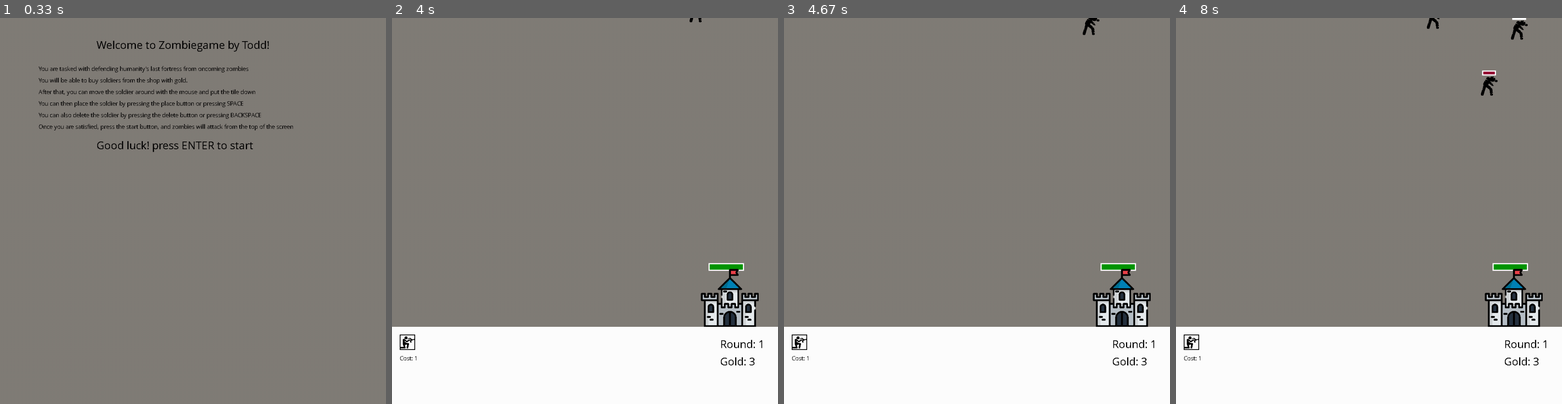
Above: before the commit, frames 1-4 (left to right).
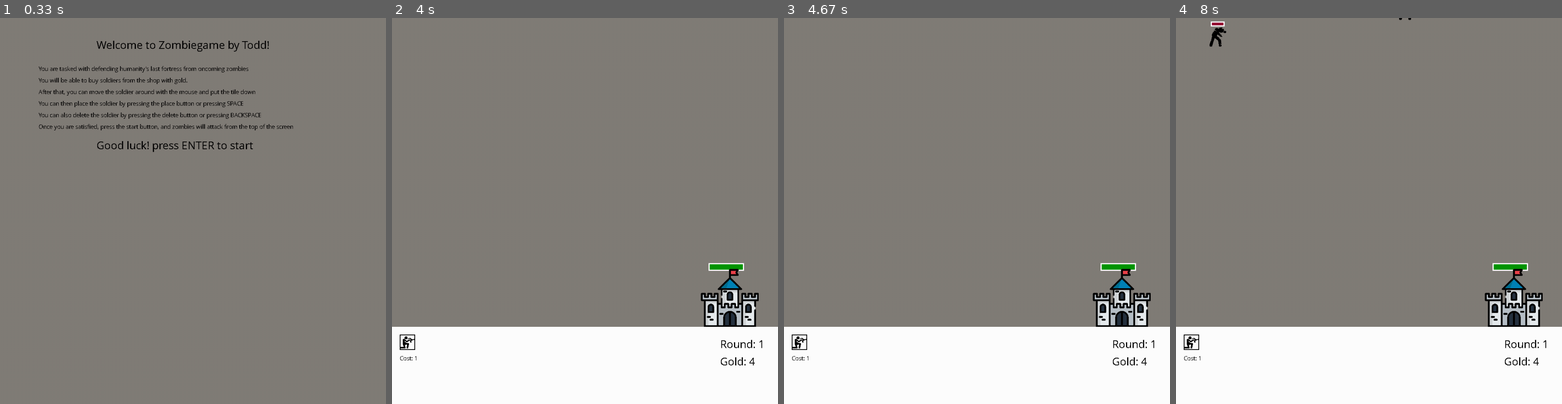
Above: after the commit, the same moments.

Repository: toadmengo/Towerdefense
Game: pygame game, started from td.py
Two runs of this game, one before a commit and one after it. Both use one fixed random seed, a clock stepped at 60 frames per second and the inputs below.
Inputs (mouse positions are in pixels of both pictures, inside the frame that each line leads up to):
- Up to frame 1 (0.33 s): no input
- Up to frame 2 (4 s): tap Enter at 0.33 s; press the mouse at (642, 75) at 0.7 s; move the mouse to (685, 211) at 0.8 s; release the mouse at (727, 346) at 0.93 s; tap G at 1 s; tap Space at 1.33 s; click "Start" at 1.72 s
- Up to frame 3 (4.67 s): no input
- Up to frame 4 (8 s): no input

Frame 1 is identical in both runs. In frame 2, less than 0.1% of the frame differs, in the area x 77-94%, y 0-90%; in frame 3, 0.1%; in frame 4, 0.5%, in the area x 8-94%, y 0-90%.

Commit message:
Rearranged some code

Diff:
--- a/td.py
+++ b/td.py
@@ -1,12 +1,15 @@
+import pygame
+
+pygame.init()
+
 import pygame
 import random
 from math import sqrt
 
-pygame.init()
-screen= pygame.display.set_mode((1000,1000))
-
-pygame.font.init() # you have to call this at the start,
-                   # if you want to use this module.
+screen = pygame.display.set_mode((1000,1000))
+screen.fill((130,125,120))
+pygame.font.init()
+
 myfont = pygame.font.SysFont('Comic Sans MS', 30)
 myfont2= pygame.font.SysFont('Comic Sans MS', 16)
 
@@ -15,7 +18,6 @@
 
 screenwidth=1000
 screenheight=800
-screen.fill((130,125,120))
 number_of_objects=0
 number_of_buttons=0
 
@@ -30,7 +32,7 @@
 phase=0 ###phase tells the game what round it's on
 fighting=False
 
-gold=3
+gold=4
 
 shottimerrange=400
 
@@ -49,6 +51,37 @@
 
 pos=[0,0]
 
+thinglist=[]
+zombiecount=0
+
+globaldelay=0
+
+def zombiedead(i):
+    global gold
+    goldchance= random.choice(range(100))
+    if goldchance>50: ###Goldchance
+        gold+=zombielist[i].gold
+    del zombielist[i]
+    global zombiecount
+    zombiecount-=1
+
+def displayintro():
+        textsurface= myfont.render(f'Welcome to Zombiegame by Todd!', False, (0, 0, 0))
+        screen.blit(textsurface,(250, 50))
+        textsurface= myfont2.render(f"You are tasked with defending humanity's last fortress from oncoming zombies", False, (0, 0, 0))
+        screen.blit(textsurface,(100, 120))
+        textsurface= myfont2.render(f'You will be able to buy soldiers from the shop with gold.', False, (0, 0, 0))
+        screen.blit(textsurface,(100, 150))
+        textsurface= myfont2.render(f'After that, you can move the soldier around with the mouse and put the tile down', False, (0, 0, 0))
+        screen.blit(textsurface,(100, 180))
+        textsurface= myfont2.render(f'You can then place the soldier by pressing the place button or pressing SPACE', False, (0, 0, 0))
+        screen.blit(textsurface,(100, 210))
+        textsurface= myfont2.render(f'You can also delete the soldier by pressing the delete button or pressing BACKSPACE', False, (0, 0, 0))
+        screen.blit(textsurface,(100, 240))
+        textsurface= myfont2.render(f'Once you are satisfied, press the start button, and zombies will attack from the top of the screen', False, (0, 0, 0))
+        screen.blit(textsurface,(100, 270))
+        textsurface= myfont.render(f'Good luck! press ENTER to start', False, (0, 0, 0))
+        screen.blit(textsurface,(250, 310))
 
 def round25(x):
     rounded=round(x/25)
@@ -56,10 +89,8 @@
     return rounded
 
 class object():
-    def __init__(self, ID, x, y, vel):
+    def __init__(self, ID):
         self.ID=ID
-        self.x=x
-        self.y=y
         self.center= [round(self.x+self.width/2), round(self.y+self.height/2)]
         self.img=pygame.transform.scale(self.img, (self.width,self.height))
         self.surf=self.img
@@ -67,18 +98,49 @@
 
         ###Shooting calculations
         self.shooting=False
+        shottimerrange=400
         self.shottimer=random.choice(range(1, shottimerrange))
         self.shootingat=-1
         self.startfiringprocess=False
-
         self.startmoving=False
-
         self.explosions=[]
         self.projectiles=[]
 
         self.right=True
         self.up=False
         self.down=False
+
+    def draw(self):
+        self.surf=self.img
+        screen.blit(self.surf, (self.x,self.y))
+
+    def drawhpbox(self):
+        if self.maxhp<=40:
+            maxhp=self.maxhp
+        else:
+            maxhp=40
+        hpoutline= (self.center[0]-maxhp-6, self.y-15, maxhp*2+12, round(maxhp/4)+10)
+        if self.hp>=0:
+            hpbox= (self.center[0]-maxhp-6, self.y-15, (maxhp*2+12)*(self.hp/self.maxhp), round(maxhp/4)+10)
+        else:
+            hpbox= (0,0,0,0)
+        if self.good:
+            pygame.draw.rect(screen, (0,150,0), hpbox , 0)
+        else:
+            pygame.draw.rect(screen, (150,0,50), hpbox , 0)
+        pygame.draw.rect(screen, (255,255,255), hpoutline , 3)
+
+
+class defenseobject(object):
+    def __init__(self, ID):
+        self.x=475
+        self.y=475
+        self.vel=3
+        self.right=True
+        self.up=False
+        self.down=False
+        self.good=True
+        super().__init__(ID)
 
     def moveobjectmouse(self):
         screenlowerbound=300
@@ -96,15 +158,6 @@
            self.y=screenheight-self.height
 
         self.center= [round(self.x+self.width/2), round(self.y+self.height/2)]
-
-    def changex(self, newx): ##Change the x cord
-        self.x=newx
-    def changey(self, newy): ##Change the y cord
-        self.y=newy
-
-    def draw(self):
-        self.surf=self.img
-        screen.blit(self.surf, (self.x,self.y))
 
     def drawsoldier(self):
         if self.right:
@@ -124,22 +177,6 @@
         self.surf=self.img
         screen.blit(self.surf, (self.x,self.y))
 
-    def drawhpbox(self):
-        if self.maxhp<=40:
-            maxhp=self.maxhp
-        else:
-            maxhp=40
-        hpoutline= (self.center[0]-maxhp-6, self.y-15, maxhp*2+12, round(maxhp/4)+10)
-        if self.hp>=0:
-            hpbox= (self.center[0]-maxhp-6, self.y-15, (maxhp*2+12)*(self.hp/self.maxhp), round(maxhp/4)+10)
-        else:
-            hpbox= (0,0,0,0)
-        if self.good:
-            pygame.draw.rect(screen, (0,150,0), hpbox , 0)
-        else:
-            pygame.draw.rect(screen, (150,0,50), hpbox , 0)
-        pygame.draw.rect(screen, (255,255,255), hpoutline , 3)
-
     def drawhitbox(self, screen):
         self.hitbox=(round25(self.x), round25(self.y),self.width,self.height)
         pygame.draw.rect(screen, (255,0,0),self.hitbox, 2)
@@ -148,7 +185,6 @@
             pygame.draw.circle(screen, (255,0,0), self.center, self.range, 2)
             if self.type=='longrange':
                 pygame.draw.circle(screen, (255,0,0), self.center, self.innerrange, 2)
-
 
     def collisioncheck(self):
         colliding=False
@@ -255,10 +291,9 @@
                 for j in indexlist:
                     zombielist[j].hp-=self.dmg
 
-
 ###Classes
-class castle(object):
-    def __init__(self, ID, x, y, vel):
+class castle(defenseobject):
+    def __init__(self, ID):
         self.width=150
         self.height=150
         self.img=pygame.image.load(r'image/fortress.png')
@@ -266,17 +301,13 @@
         ###needs range function
         self.maxhp=40
         self.hp=self.maxhp
-        self.vel=vel
-        super().__init__(ID, x, y, vel)
-        self.right=True
-        self.up=False
-        self.down=False
-        self.good=True
+        self.vel=3
+        super().__init__(ID)
         self.type='terrain'
         self.splash=False
 
-class soldier(object):
-    def __init__(self, ID, x, y, vel):
+class soldier(defenseobject):
+    def __init__(self, ID):
         self.width=50
         self.height=50
         self.img=pygame.image.load(r'image/soldierR.png')
@@ -285,8 +316,7 @@
         self.hp=self.maxhp
         self.dmg=2
         self.firerate=10
-        self.vel=vel
-        super().__init__(ID, x, y, vel)
+        super().__init__(ID)
         self.imglist=[pygame.image.load(r'image/soldierR.png'), pygame.image.load(r'image/soldierTR.png'),pygame.image.load(r'image/soldierTL.png'), pygame.image.load(r'image/soldierL.png'), pygame.image.load(r'image/soldierBL.png'), pygame.image.load(r'image/soldierBR.png')]
         self.cost=1
         self.good=True
@@ -294,8 +324,8 @@
         self.splash=False
         self.description=''
 
-class wall(object):
-    def __init__(self, ID, x, y, vel):
+class wall(defenseobject):
+    def __init__(self, ID):
         self.width=50
         self.height=50
         self.img=pygame.image.load(r'image/barbed-wire.png')
@@ -307,16 +337,15 @@
         self.hp=self.maxhp
         self.dmg=0
         self.firerate=0
-        self.vel=vel
-        super().__init__(ID, x, y, vel)
+        super().__init__(ID)
         self.cost=2
         self.good=True
         self.type='terrain'
         self.splash=False
         self.description='Great for tanking zombies'
 
-class machinegun(object):
-    def __init__(self, ID, x, y, vel):
+class machinegun(defenseobject):
+    def __init__(self, ID):
         self.width=75
         self.height=75
         self.img=pygame.image.load(r'image/MGR.png')
@@ -326,16 +355,14 @@
         self.hp=self.maxhp
         self.dmg=1
         self.firerate=60
-        self.vel=vel
-        super().__init__(ID, x, y, vel)
+        super().__init__(ID)
         self.cost=3
-        self.good=True
         self.type='shortrange'
         self.splash=False
         self.description='High Firerate, quite vulnerable'
 
-class sniper(object):
-    def __init__(self, ID, x, y, vel):
+class sniper(defenseobject):
+    def __init__(self, ID):
         self.width=50
         self.height=50
         self.img=pygame.image.load(r'image/sniperR.png')
@@ -346,16 +373,14 @@
         self.hp=self.maxhp
         self.dmg=75
         self.firerate=1
-        self.vel=vel
-        super().__init__(ID, x, y, vel)
+        super().__init__(ID)
         self.cost=2
-        self.good=True
         self.type='longrange'
         self.splash=False
         self.description='Long range damage, quite vulnerable'
 
-class grenadier(object):
-    def __init__(self, ID, x, y, vel):
+class grenadier(defenseobject):
+    def __init__(self, ID):
         self.width=50
         self.height=50
         self.img=pygame.image.load(r'image/grenadierR.png')
@@ -364,11 +389,9 @@
         self.hp=self.maxhp
         self.dmg=9
         self.firerate=4
-        self.vel=vel
-        super().__init__(ID, x, y, vel)
+        super().__init__(ID)
         self.imglist=[pygame.image.load(r'image/grenadierR.png'), pygame.image.load(r'image/grenadierTR.png'),pygame.image.load(r'image/grenadierTL.png'), pygame.image.load(r'image/grenadierL.png'), pygame.image.load(r'image/grenadierBL.png'), pygame.image.load(r'image/grenadierBR.png')]
         self.cost=4
-        self.good=True
         self.type='shortrange'
         self.splash=True
         self.splashes=[1]
@@ -382,8 +405,8 @@
         self.projectilespeed=5
         self.pspeed=self.projectilespeed*self.firerate
 
-class artillery(object):
-    def __init__(self, ID, x, y, vel):
+class artillery(defenseobject):
+    def __init__(self, ID):
         self.width=100
         self.height=100
         self.img=pygame.image.load(r'image/artilleryR.png')
@@ -393,11 +416,9 @@
         self.hp=self.maxhp
         self.dmg=35
         self.firerate=1.5##Change!
-        self.vel=vel
-        super().__init__(ID, x, y, vel)
+        super().__init__(ID)
         self.imglist=[pygame.image.load(r'image/artilleryR.png'), pygame.image.load(r'image/artilleryTR.png'),pygame.image.load(r'image/artilleryTL.png'), pygame.image.load(r'image/artilleryL.png'), pygame.image.load(r'image/artilleryBL.png'), pygame.image.load(r'image/artilleryBR.png')]
         self.cost=8##Change
-        self.good=True
         self.type='longrange'
         self.splash=True
         self.splashes=[1]
@@ -411,16 +432,18 @@
         self.projectilespeed=3
         self.pspeed=self.projectilespeed*self.firerate
 
-class projectile(object):
+class projectile(defenseobject):
     def __init__(self, x, y, width, height, img, speed):
         ID=-1
         self.width=width
         self.height=height
         self.img=pygame.transform.scale(img, (width,height))
         self.vel=speed
-        super().__init__(ID, x, y, vel)
-
-class splash(object):
+        super().__init__(ID)
+        self.x=x
+        self.y=y
+
+class splash(defenseobject):
     def __init__(self, x, y, radius, dmg):
         ID=-1
         self.dmg=dmg
@@ -432,12 +455,18 @@
         self.img=pygame.image.load(r'image/explode.png')
         self.type='areadmg'
         self.splash=False
-        super().__init__(ID, x, y, vel)
+        super().__init__(ID)
+        self.x=x
+        self.y=y
+        self.center= [round(self.x+self.width/2), round(self.y+self.height/2)]
 
 ###ZOMBIES
 class zombie(object):
-    def __init__(self, ID, x, y, vel):
-        super().__init__(ID, x, y, vel)
+    def __init__(self, ID):
+        self.x=random.choice(range(-200,1150))
+        self.y=-100
+        self.delay=random.choice(range(400+zombiecount))
+        super().__init__(ID)
         self.spawnlocatedistancex=(thinglist[0].center[0]-(self.width/2))-self.x
         self.spawnlocatedistancey=(thinglist[0].center[1]-(self.height/2))-self.y
         self.shot=0
@@ -447,8 +476,8 @@
 
     def zombiemove(self):
         self.center= [round(self.x+self.width/2), round(self.y+self.height/2)]
-        movement= True
         distlist=[]
+        movement=True
         if globaldelay>=self.delay:
             self.startmoving=True
             for i in range(number_of_objects):
@@ -477,7 +506,7 @@
                 self.img= self.imglist[0]
 
 class starterzombie(zombie):
-    def __init__(self, ID, x, y, vel, delay):
+    def __init__(self, ID):
         self.width=50
         self.height=50
         self.img=pygame.image.load(r'image/zombie.png')
@@ -486,13 +515,12 @@
         self.maxhp=12
         self.hp=self.maxhp
         self.dmg=4.5*globalspeed
-        self.delay=delay
         self.gold=1
-        self.vel=vel
-        super().__init__(ID, x, y, vel)
+        self.vel=3
+        super().__init__(ID)
 
 class betterzombie(zombie):
-    def __init__(self, ID, x, y, vel, delay):
+    def __init__(self, ID):
         self.width=60
         self.height=60
         self.img=pygame.image.load(r'image/zombie.png')
@@ -501,13 +529,12 @@
         self.maxhp=20
         self.hp=self.maxhp
         self.dmg=6*globalspeed
-        self.delay=delay
         self.gold=1
-        self.vel=vel
-        super().__init__(ID, x, y, vel)
+        self.vel=3
+        super().__init__(ID)
 
 class bosszombie(zombie):
-    def __init__(self, ID, x, y, vel, delay):
+    def __init__(self, ID):
         self.width=125
         self.height=125
         self.img=pygame.image.load(r'image/zombie.png')
@@ -516,14 +543,13 @@
         self.maxhp=4000
         self.hp=self.maxhp
         self.dmg=10*globalspeed
-        self.delay=delay
         self.gold=10
-        self.vel=vel*.5
-        super().__init__(ID, x, y, vel)
+        self.vel=1.5
+        super().__init__(ID)
         #self.round?
 
 class zombieimp(zombie):
-    def __init__(self, ID, x, y, vel, delay):
+    def __init__(self, ID):
         self.width=25
         self.height=25
         self.img=pygame.image.load(r'image/babyzombie.png')
@@ -532,13 +558,13 @@
         self.maxhp=7
         self.hp=self.maxhp
         self.dmg=20*globalspeed
-        self.delay=delay+400
         self.gold=0
-        self.vel=vel*2.5 ###Maybe do when initiating?
-        super().__init__(ID, x, y, vel)
+        self.vel=6 ###Maybe do when initiating?
+        super().__init__(ID)
+        self.delay=self.delay+400
 
 class zombietank(zombie):
-    def __init__(self, ID, x, y, vel, delay):
+    def __init__(self, ID):
         self.width=75
         self.height=75
         self.img=pygame.image.load(r'image/zombietank.png')
@@ -547,13 +573,12 @@
         self.maxhp=100
         self.hp=self.maxhp
         self.dmg=7*globalspeed
-        self.delay=delay
         self.gold=1
-        self.vel=vel*.8
-        super().__init__(ID, x, y, vel)
+        self.vel=2
+        super().__init__(ID)
 
 class zombieimprange(zombie):
-    def __init__(self, ID, x, y, vel, delay):
+    def __init__(self, ID):
         self.width=25
         self.height=25
         self.img=pygame.image.load(r'image/zombieimprange.jpg')
@@ -562,19 +587,10 @@
         self.maxhp=15
         self.hp=self.maxhp
         self.dmg=12*globalspeed
-        self.delay=delay+400
         self.gold=1
-        self.vel=vel*2.5 ###Maybe do when initiating?
-        super().__init__(ID, x, y, vel)
-
-def zombiedead(i):
-    global gold
-    goldchance= random.choice(range(100))
-    if goldchance>50: ###Goldchance
-        gold+=zombielist[i].gold
-    del zombielist[i]
-    global zombiecount
-    zombiecount-=1
+        self.vel=12.5 ###Maybe do when initiating?
+        super().__init__(ID)
+        self.delay=self.delay+400
 
 class button():
     def __init__(self):
@@ -668,19 +684,18 @@
         button.__init__(self)
         self.x=20
         self.y=820
-        self.soldier=soldier(number_of_objects, pos[0], pos[1], vel)
+        self.soldier=soldier(number_of_objects)
         self.img=self.soldier.img
         self.info=False
         self.rect=pygame.Rect(self.x,self.y,self.width, self.height)
         self.round= 0
-
 
 class button2(button):
     def __init__(self):
         button.__init__(self)
         self.x=80
         self.y=820
-        self.soldier=wall(number_of_objects, pos[0], pos[1], vel)
+        self.soldier=wall(number_of_objects)
         self.img=self.soldier.img
         self.info=False
         self.rect=pygame.Rect(self.x,self.y,self.width, self.height)
@@ -691,7 +706,7 @@
         button.__init__(self)
         self.x=140
         self.y=820
-        self.soldier=machinegun(number_of_objects, pos[0], pos[1], vel)
+        self.soldier=machinegun(number_of_objects)
         self.img=self.soldier.img
         self.info=False
         self.rect=pygame.Rect(self.x,self.y,self.width, self.height)
@@ -702,7 +717,7 @@
         button.__init__(self)
         self.x=200
         self.y=820
-        self.soldier=sniper(number_of_objects, pos[0], pos[1], vel)
+        self.soldier=sniper(number_of_objects)
         self.img=self.soldier.img
         self.info=False
         self.rect=pygame.Rect(self.x,self.y,self.width, self.height)
@@ -713,7 +728,7 @@
         button.__init__(self)
         self.x=260
         self.y=820
-        self.soldier=grenadier(number_of_objects, pos[0], pos[1], vel)
+        self.soldier=grenadier(number_of_objects)
         self.img=self.soldier.img
         self.info=False
         self.rect=pygame.Rect(self.x,self.y,self.width, self.height)
@@ -724,35 +739,19 @@
         button.__init__(self)
         self.x=320
         self.y=820
-        self.soldier=artillery(number_of_objects, pos[0], pos[1], vel)
+        self.soldier=artillery(number_of_objects)
         self.img=self.soldier.img
         self.info=False
         self.rect=pygame.Rect(self.x,self.y,self.width, self.height)
         self.round= 4##Change
 
-thinglist=[]
-thinglist.append(castle(-1, x, y, vel))
+thinglist.append(castle(-1))
 
 def drawscreen():   ##Drawscreen draws the object to the screen
     screen.fill((130,125,120)) ##Screen color
     if not gamestart:
         ###Info text
-        textsurface= myfont.render(f'Welcome to Zombiegame by Todd!', False, (0, 0, 0))
-        screen.blit(textsurface,(250, 50))
-        textsurface= myfont2.render(f"You are tasked with defending humanity's last fortress from oncoming zombies", False, (0, 0, 0))
-        screen.blit(textsurface,(100, 120))
-        textsurface= myfont2.render(f'You will be able to buy soldiers from the shop with gold.', False, (0, 0, 0))
-        screen.blit(textsurface,(100, 150))
-        textsurface= myfont2.render(f'After that, you can move the soldier around with the mouse and put the tile down', False, (0, 0, 0))
-        screen.blit(textsurface,(100, 180))
-        textsurface= myfont2.render(f'You can then place the soldier by pressing the place button or pressing SPACE', False, (0, 0, 0))
-        screen.blit(textsurface,(100, 210))
-        textsurface= myfont2.render(f'You can also delete the soldier by pressing the delete button or pressing BACKSPACE', False, (0, 0, 0))
-        screen.blit(textsurface,(100, 240))
-        textsurface= myfont2.render(f'Once you are satisfied, press the start button, and zombies will attack from the top of the screen', False, (0, 0, 0))
-        screen.blit(textsurface,(100, 270))
-        textsurface= myfont.render(f'Good luck! press ENTER to start', False, (0, 0, 0))
-        screen.blit(textsurface,(250, 310))
+        displayintro()
     if gamestart:
     ###Create grid lines
         if gridon and not fighting:
@@ -806,7 +805,6 @@
         clock.tick(40)
 
     pygame.display.update()
-
 
 running=True
 while running:
@@ -859,10 +857,10 @@
                         buttonlist.append(b6)
                         number_of_buttons= len(buttonlist)
 
-            if (event.type== pygame.MOUSEBUTTONUP or event.type==pygame.KEYDOWN) and gamestart==True:
+            if (event.type==pygame.MOUSEBUTTONUP or event.type==pygame.KEYDOWN) and gamestart==True:
                 pos=pygame.mouse.get_pos()
 
-                if (start.clickedon(pos) and event.type== pygame.MOUSEBUTTONUP) and not placing_tile:
+                if (start.clickedon(pos) and event.type==pygame.MOUSEBUTTONUP) and not placing_tile:
                 #####Zombie creation list
                     phase+=1
                     globaldelay=0 ###Sets a delay count that staggers the spawn of zombies
@@ -873,7 +871,7 @@
                         zc=round(7*(a))
                         zombiecount=zc
                         for i in range(zc):
-                            zombielist.append(starterzombie(i, random.choice(range(-200,1150)), -100, vel, random.choice(range(400+zombiecount))))
+                            zombielist.append(starterzombie(i))
 
                     if phase>=3 and phase<5:
                         goldgive=2
@@ -883,11 +881,11 @@
                         a3=round(zc*.6)
                         zombiecount=a1+a2+a3
                         for i in range(a1):
-                            zombielist.append(starterzombie(i, random.choice(range(-200,1150)), -100, vel, random.choice(range(400+zombiecount))))
+                            zombielist.append(starterzombie(i))
                         for i in range(a2):
-                            zombielist.append(zombieimp(i+zc, random.choice(range(-200,1150)), -100, vel, random.choice(range(400+zombiecount))))
+                            zombielist.append(zombieimp(i+zc))
                         for i in range(a3):
-                            zombielist.append(zombietank(i+2*zc, random.choice(range(-200,1150)), -100, vel, random.choice(range(400+zombiecount))))
+                            zombielist.append(zombietank(i+2*zc))
                     if (phase>=5 and phase<7) or (phase>=8):
                         goldgive=3
                         zc=a-6
@@ -896,16 +894,15 @@
                         a3=round(zc*.33)
                         zombiecount=a1+a2+a3
                         for i in range(a1):
-                            zombielist.append(betterzombie(i, random.choice(range(-200,1150)), -100, vel, random.choice(range(400+zombiecount))))
+                            zombielist.append(betterzombie(i))
                         for i in range(a2):
-                            zombielist.append(zombieimprange(i+zc, random.choice(range(-200,1150)), -100, vel, random.choice(range(400+zombiecount))))
+                            zombielist.append(zombieimprange(i+zc))
                         for i in range(a3):
-                            zombielist.append(zombietank(i+2*zc, random.choice(range(-200,1150)), -100, vel, random.choice(range(400+zombiecount))))
+                            zombielist.append(zombietank(i+2*zc))
 
                         if phase==7:
                             goldgive=4
                             zombielist.append(zombieboss(i, random.choice(range(-200,1150)), -100, vel, 100))
-
 
                     fighting=True
                     print(f"zombiecount:{zombiecount}")
@@ -959,7 +956,7 @@
         thinglist[number_of_objects-1].moveobjectmouse()
 
     if fighting:
-        globaldelay+=1 ###Staggers entrance of zombies
+        globaldelay+=1
         dead=False
         while fighting:
             dead=False
